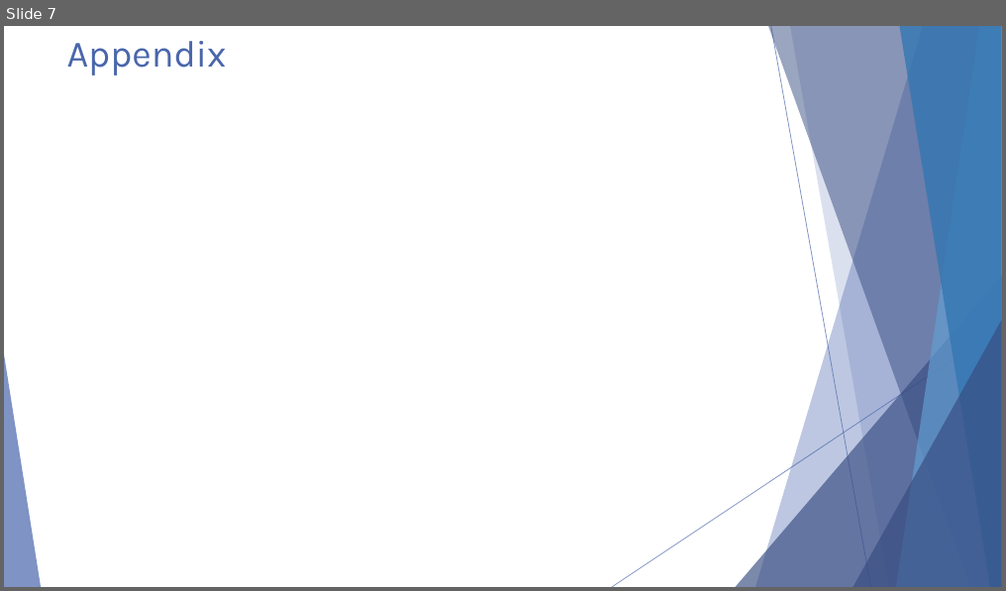
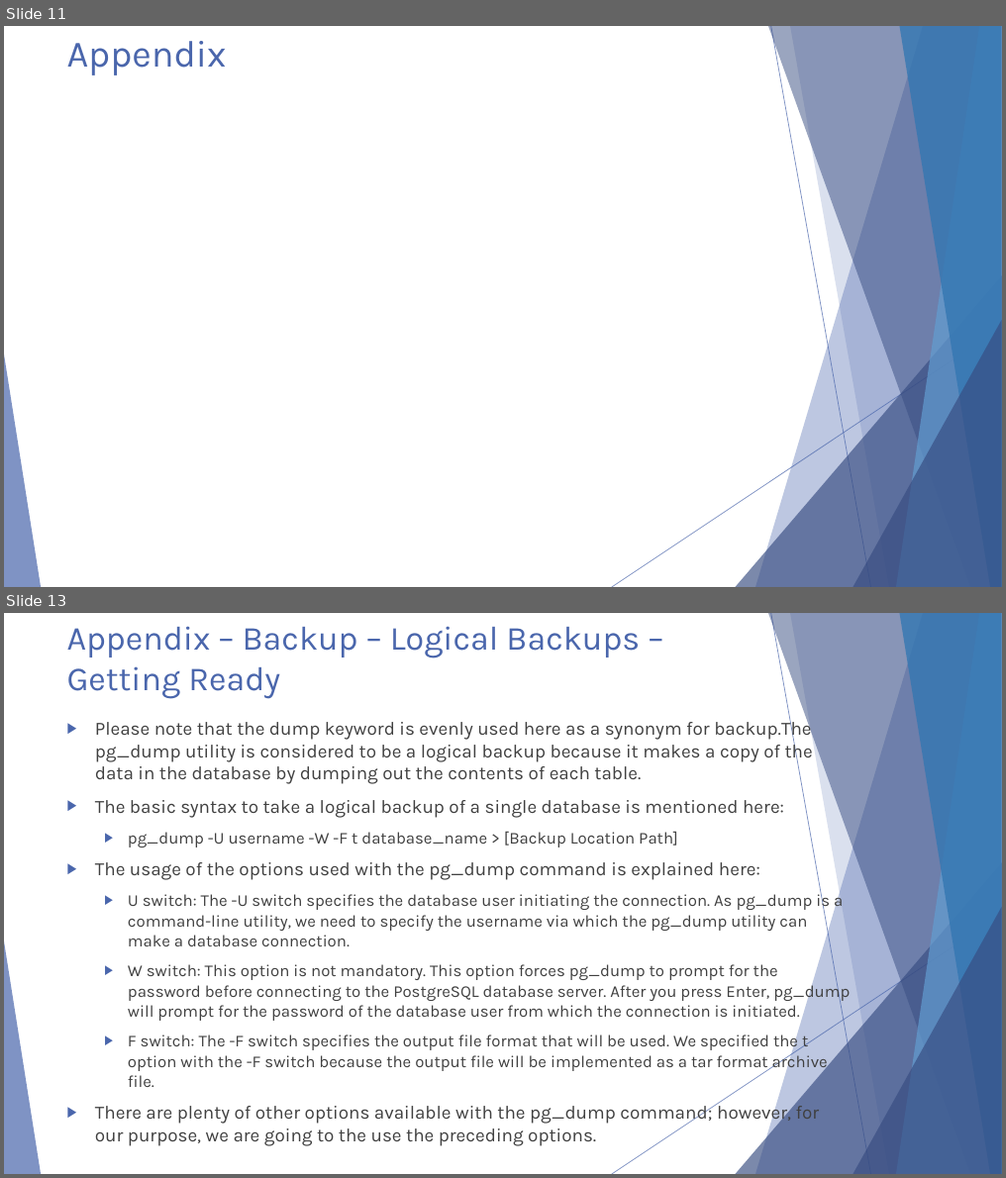
Before and after one commit to michaelrishiforrester/IntrotoPostgres2016, a slide deck: Presentations/Postgresql Presentation Day 2.pptx. Shown one above the other, each under a label of ours: slide 7 before the commit, slides 11 and 13 after it; the slides between them are not shown. The pictures are 1006x591 and 1006x1178 pixels, drawn with LibreOffice and Linux fonts; fonts in the diff are those of the drawing. Boxes give left, top, right and bottom in pixels: in the first picture for what was removed or moved away, otherwise in the second. Text is boxed around its words. In the diff, an @@ line names an element or a change of style, - is before the commit and + after.

Commit message:
Updated to Day 2 presentation

```diff
--- a/Presentations/Postgresql Presentation Day 2.pptx
+++ b/Presentations/Postgresql Presentation Day 2.pptx
@@ slide 13 added at [4,613,1002,1174], background #FFFFFF; not listed: 10 template elements that a slide beside it also shows @@
@@ title added at [67,626,640,699], 32.4 pt, text #4A66AC @@
+Appendix – Backup – Logical Backups – Getting Ready
@@ text added at [95,718,849,1147], 16 pt, text #404040 @@
+▶ Please note that the dump keyword is evenly used here as a synonym for backup.The pg_dump utility is considered to be a logical backup because it makes a copy of the data in the database by dumping out the contents of each table.
+▶ The basic syntax to take a logical backup of a single database is mentioned here:
+  ▶ pg_dump -U username -W -F t database_name > [Backup Location Path]
+▶ The usage of the options used with the pg_dump command is explained here:
+  ▶ U switch: The -U switch specifies the database user initiating the connection. As pg_dump is a command-line utility, we need to specify the username via which the pg_dump utility can make a database connection.
+  ▶ W switch: This option is not mandatory. This option forces pg_dump to prompt for the password before connecting to the PostgreSQL database server. After you press Enter, pg_dump will prompt for the password of the database user from which the connection is initiated.
+  ▶ F switch: The -F switch specifies the output file format that will be used. We specified the t option with the -F switch because the output file will be implemented as a tar format archive file.
+▶ There are plenty of other options available with the pg_dump command; however, for our purpose, we are going to the use the preceding options.
@@ what was slide 7 is now slide 11 @@
```
Also in this commit, not shown: 9 other slides added, 1 slide removed.
